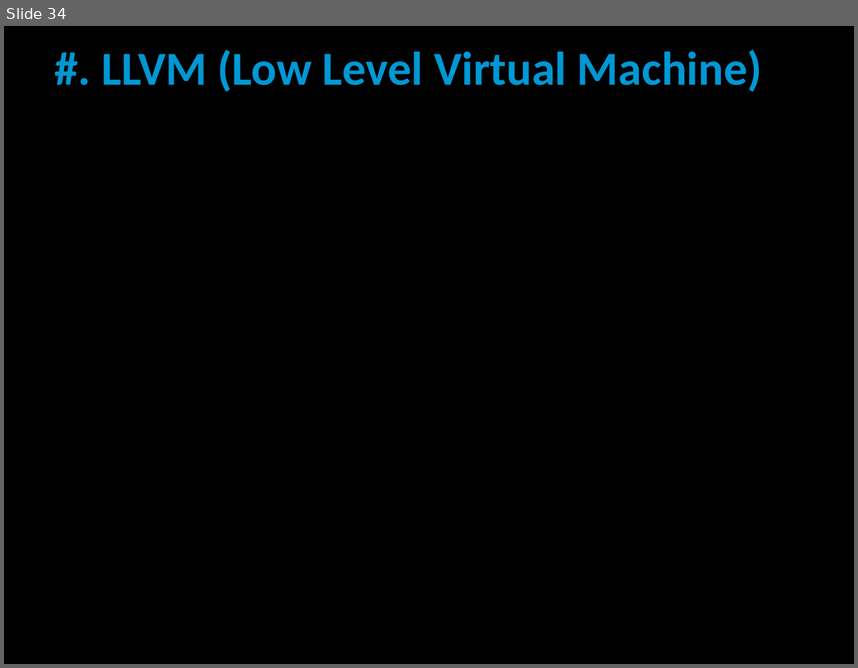
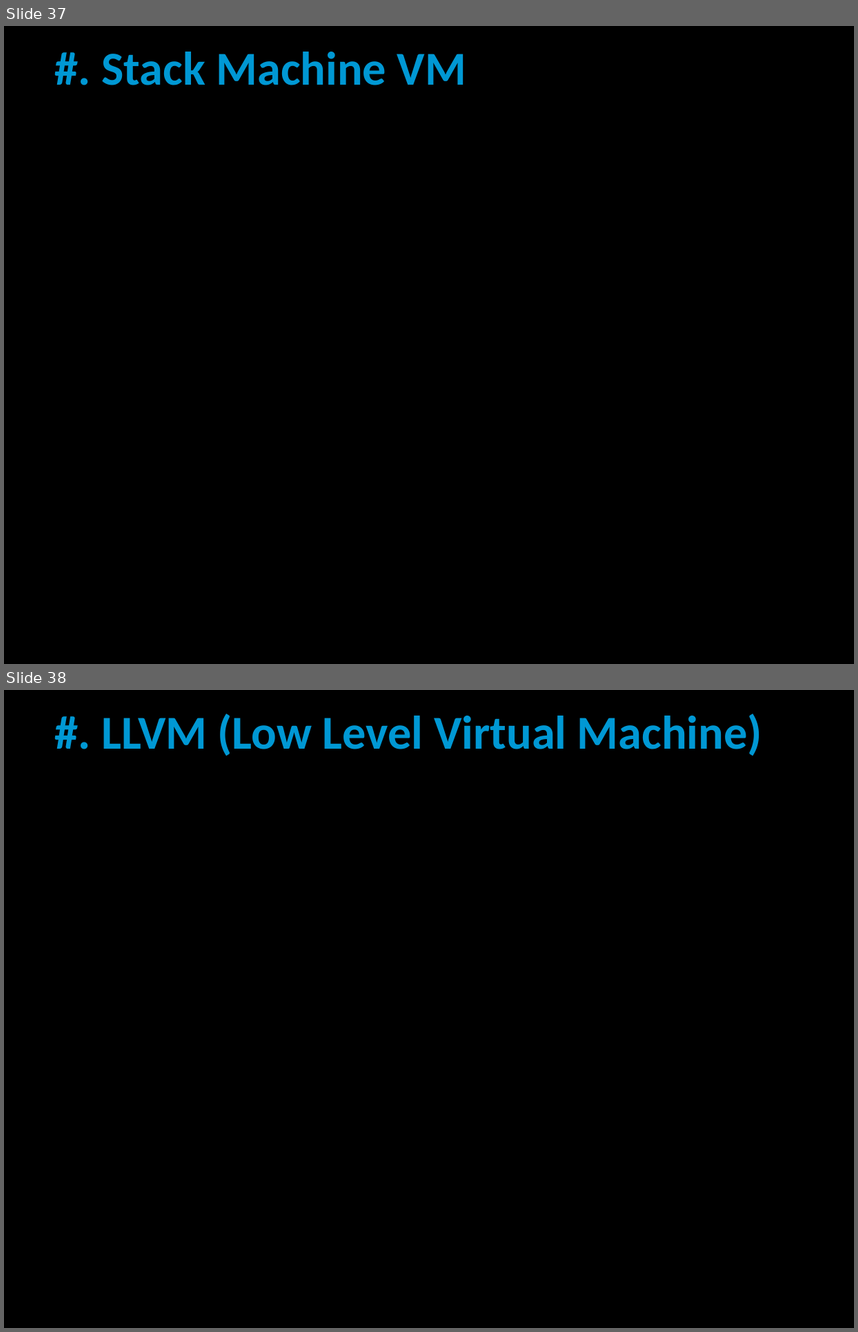
Before and after one commit to liamcarter111/Lectures, a slide deck: Imperial_College_29-01-2020/Presentation.pptx. Shown one above the other, each under a label of ours: slide 34 before the commit, slides 37 and 38 after it. The pictures are 858x668 and 858x1332 pixels, drawn with LibreOffice and Linux fonts; fonts in the diff are those of the drawing. Boxes give left, top, right and bottom in pixels: in the first picture for what was removed or moved away, otherwise in the second. Text is boxed around its words. In the diff, an @@ line names an element or a change of style, - is before the commit and + after.

```diff
--- a/Imperial_College_29-01-2020/Presentation.pptx
+++ b/Imperial_College_29-01-2020/Presentation.pptx
@@ slide 37 added at box(4, 26, 854, 664), background #000000 @@
@@ title added at box(102, 52, 466, 85), 40 pt, text #0098D4, bold @@
+#. Stack Machine VM
@@ what was slide 34 is now slide 38 @@
```
Also in this commit, not shown: 2 slides changed, 3 other slides added, 7 other files.
